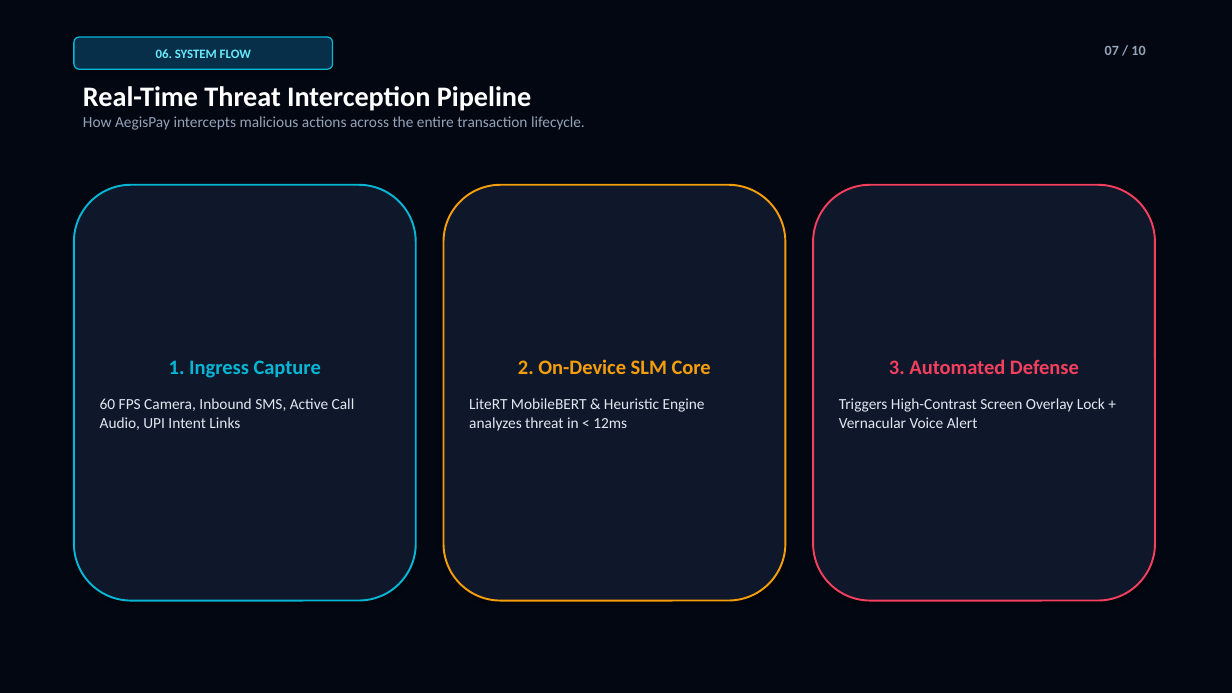
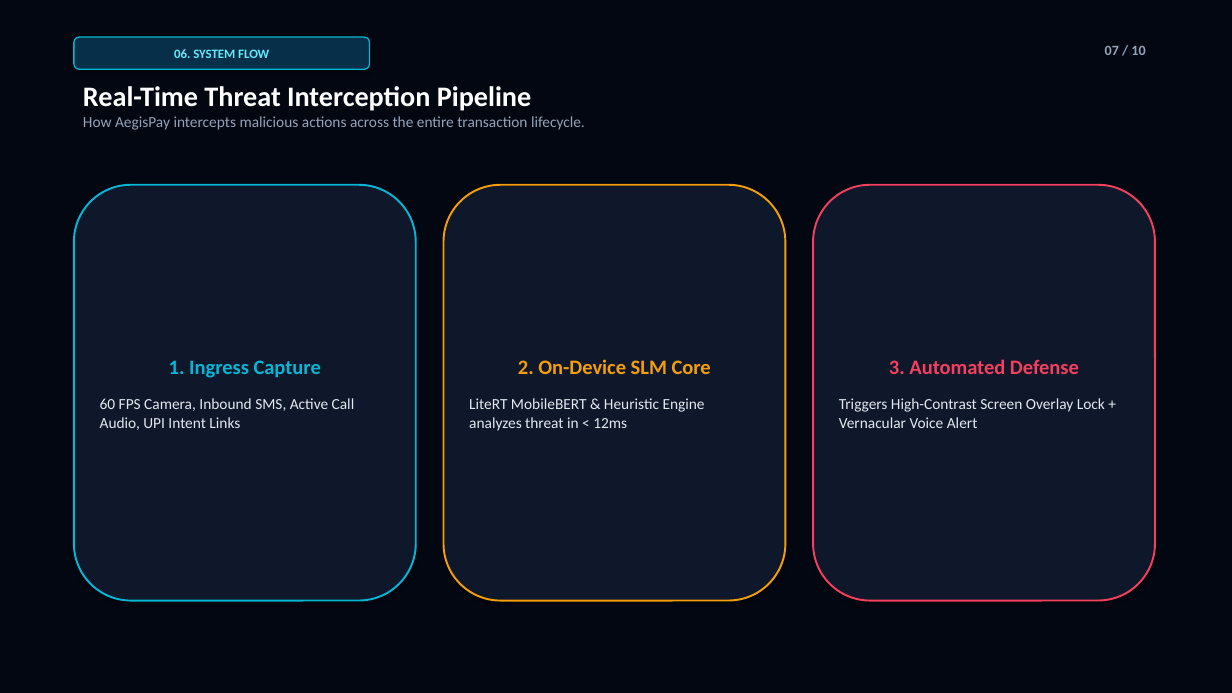
Before and after one commit to dineshkumarc-1/aegispay-iqoo-hackathon, a slide deck: slide 7 of AegisPay_Pitch_Deck.pptx. Drawn at 1232x693 pixels with LibreOffice and Linux fonts; fonts in the diff are those of the drawing. Boxes give left, top, right and bottom in pixels: in the first picture for what was removed or moved away, otherwise in the second. Text is boxed around its words. In the diff, an @@ line names an element or a change of style, - is before the commit and + after.

Commit message:
feat(fintech): align all pitch decks, pptx, and prototypes tightly around FinTech & Commerce UPI lifecycle protection

```diff
--- a/AegisPay_Pitch_Deck.pptx
+++ b/AegisPay_Pitch_Deck.pptx
@@ rounded rectangle "06. SYSTEM FLOW": place and size @@
-rounded rectangle "06. SYSTEM FLOW" at [74, 37, 333, 69]
+rounded rectangle "06. SYSTEM FLOW" at [74, 37, 370, 69]
```
Also in this commit, not shown: 9 other slides changed, 2 other files.
